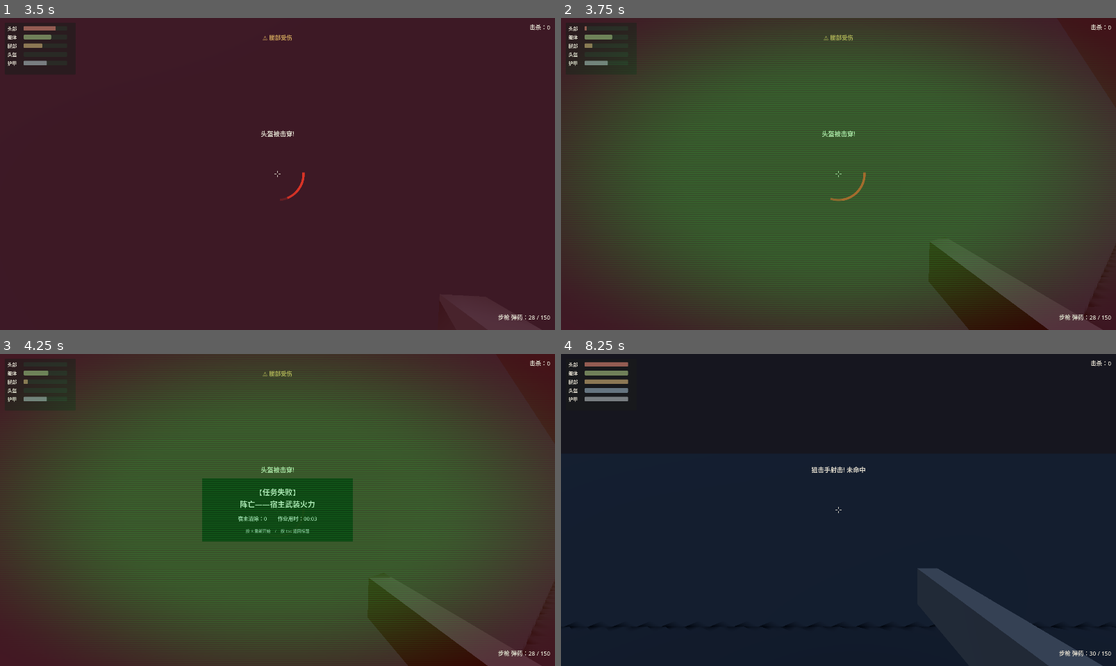
Above: before the commit, frames 1-4 (two rows, left to right).
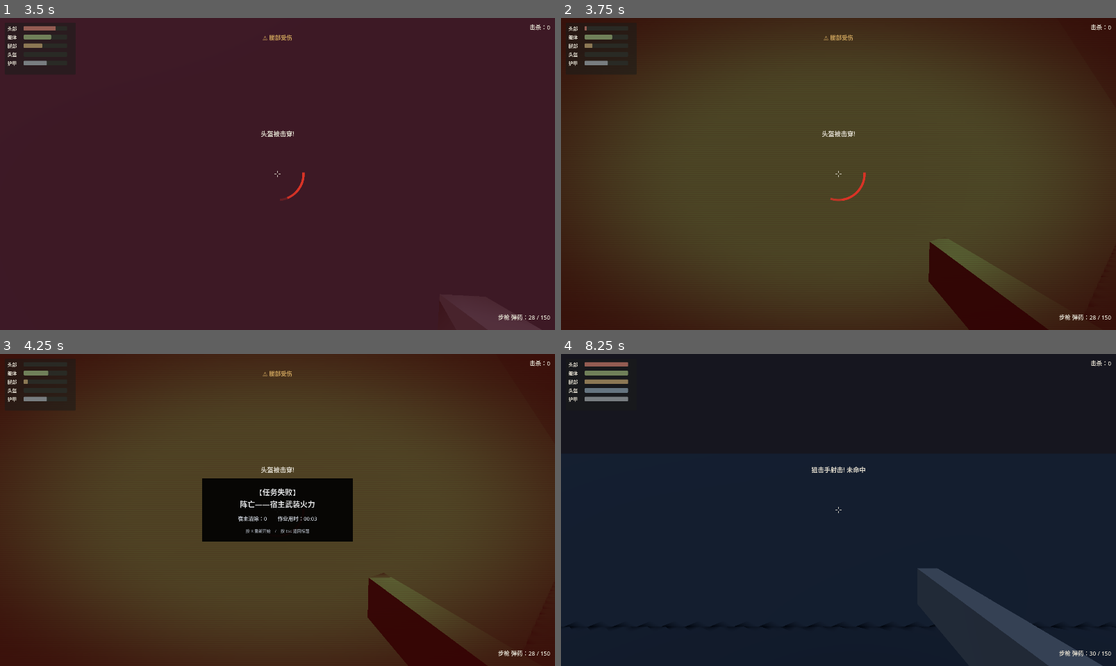
Above: after the commit, the same moments.

Repository: Nagi-226/Snuffers
Game: Godot game, scene res://scenes/ui/title_screen.tscn
The game is run twice, just before and just after one commit, with the same random seed, the same clock (stepped at 60 frames per second) and the same inputs.
Inputs (mouse positions are in pixels of both pictures, inside the frame that each line leads up to):
- Up to frame 1 (3.5 s): tap Enter at 0.5 s; move the mouse to (399, 158) at 0.52 s; hold D 0.53-1.28 s; tap T at 0.6 s; click (399, 158) at 0.67 s; move the mouse to (249, 174) at 1.27 s; hold W from 1.28 s (still down); tap Q at 1.35 s; move the mouse to (288, 167) at 2.02 s; hold E 2.03-2.78 s; move the mouse to (271, 180) at 2.77 s; tap Shift at 2.85 s; click (271, 180) at 2.92 s
- Up to frame 2 (3.75 s): keep holding W; move the mouse to (877, 177) at 3.52 s; tap N at 3.6 s
- Up to frame 3 (4.25 s): keep holding W
- Up to frame 4 (8.25 s): tap Space at 4.25, 5.75, 7.25 s; move the mouse to (672, 463) at 4.27 s; release W at 4.28 s; hold A 4.28-5.03 s; tap C at 4.35 s; tap Enter at 5, 6.5 s; move the mouse to (866, 510) at 5.02 s; hold S 5.03-5.78 s; tap 1 at 5.1 s; click (866, 510) at 5.17 s; move the mouse to (755, 432) at 5.77 s; hold D 5.78-6.53 s; tap 2 at 5.85 s; move the mouse to (960, 494) at 6.52 s; hold W 6.53-7.28 s; tap F at 6.6 s; move the mouse to (727, 525) at 7.27 s; hold D 7.28-8.03 s; tap H at 7.35 s; click (727, 525) at 7.42 s; move the mouse to (894, 441) at 8.02 s; hold S from 8.03 s (still down); tap R at 8.1 s

Frame 1 is identical in both runs. In frame 2, 29% of the frame differs, in the area x 0-100%, y 0-100%; in frame 3, 34%; in frame 4, nothing differs.

Commit message:
feat(nv): 夜视仪升级选项 2——屏幕采样亮度增益（派单 16）
hint_screen_texture 取全屏 back-buffer，暗部 gamma lift + 去饱和 + 绿磷光
色调 + 过曝区趋白（传感器 blooming，自发光体发白发亮属特性），保留扫描线
与暗角。增益/去饱和/绿调色相留脚本本地 const，未入契约。
HUD 层级实测后 layer 100→0：膜不再染色 HUD（血条色彩编码保留），
世界侧夜视效果不变；对照图与回滚行见交接 §二。
预览场景挂 overlay 供街区夜视取证；新增 --nv-on 取证钩子（不传不生效）。

自检: ①②③④ 通过

Diff:
--- a/godot/scenes/levels/street_daynight_preview.tscn
+++ b/godot/scenes/levels/street_daynight_preview.tscn
@@ -1,9 +1,13 @@
-[gd_scene load_steps=3 format=3]
+[gd_scene load_steps=4 format=3]
 
 [ext_resource type="PackedScene" path="res://scenes/levels/street_test.tscn" id="Scene_street"]
 [ext_resource type="Script" path="res://scripts/levels/street_day_night_driver.gd" id="Script_drv"]
+[ext_resource type="Script" path="res://scripts/levels/night_vision_overlay.gd" id="Script_nv_overlay"]
 
 [node name="StreetTest" instance=ExtResource("Scene_street")]
 
 [node name="StreetDayNightDriver" type="Node" parent="."]
 script = ExtResource("Script_drv")
+
+[node name="NightVisionOverlay" type="CanvasLayer" parent="."]
+script = ExtResource("Script_nv_overlay")
--- a/godot/scripts/levels/night_vision_overlay.gd
+++ b/godot/scripts/levels/night_vision_overlay.gd
@@ -1,4 +1,4 @@
-## NightVisionOverlay — 夜视仪占位视觉效果（W7 昼夜域）
+## NightVisionOverlay — 夜视仪屏幕采样亮度增益（W7 昼夜域，派单 16 选项 2）
 ##
 ## 契约约束（AGENTS.md）：
 ## - 消费 Events.night_vision_toggled（已存在，events.gd L81）。
@@ -6,44 +6,95 @@
 ## - 键位 N（§11.2 机主裁决，player_controller.gd 已翻正）；有玩家在场时本脚本让位，
 ##   由 player_controller 统一发信号；白天禁开门控读 GameState.is_night。
 ##
-## 效果：绿色磷光全屏覆盖 + 扫描线 + 暗角（占位，G4 后替换正式素材）。
+## 效果：屏幕采样亮度增益（派单 16 选项 2）——`hint_screen_texture` 取全屏 back-buffer
+## → 暗部 lift → 去饱和 → 绿磷光色调 → 过曝区趋白 → 扫描线 + 暗角。
+## 自发光体（应急灯/力场蓝光/天际线亮窗）在增益下自然过曝发白，是真实夜视仪
+## 光晕行为，属特性而非缺陷（05 文档 §4.2 选项 2）。
 ## 仅黑夜模式下可用（白天按 N 无反应）。
 extends CanvasLayer
 
-## 夜视效果着色器源码（占位；G4 后由 W5 替换正式夜视素材/后期）。
+## 夜视效果着色器源码（W7 域内内联；G4 后由 W5 替换正式夜视素材/后期）。
+## 采样范式取自 Godot 官方 screen-reading shaders 文档的 brightness/contrast/
+## saturation 示例：`textureLod(screen_texture, SCREEN_UV, 0.0)`。
+## 首个使用 hint_screen_texture 的材质会触发全屏 back-buffer 拷贝；本 overlay
+## 是场景内唯一的屏幕采样者，不存在「第二个采样者读到旧缓冲」的问题。
 const _NV_SHADER_CODE: String = "
 shader_type canvas_item;
 
+uniform sampler2D screen_texture : hint_screen_texture, repeat_disable, filter_nearest;
+
 uniform float intensity : hint_range(0.0, 1.0) = 1.0;
+uniform float gain : hint_range(0.0, 4.0);
+uniform float shadow_lift_gamma : hint_range(0.2, 1.0);
+uniform float black_floor : hint_range(0.0, 0.2);
+uniform float desaturation : hint_range(0.0, 1.0);
+uniform vec3 phosphor;
+uniform float bloom_start : hint_range(0.0, 2.0);
+uniform float bloom_width : hint_range(0.01, 2.0);
+uniform float bloom_strength : hint_range(0.0, 1.0);
 uniform float scanline_density : hint_range(100.0, 1200.0) = 600.0;
 uniform float scanline_alpha : hint_range(0.0, 0.5) = 0.08;
 uniform float vignette_softness : hint_range(0.0, 1.0) = 0.45;
+uniform float vignette_floor : hint_range(0.0, 1.0);
 
 void fragment() {
-	vec2 uv = UV;
-	// 绿色磷光基调
-	vec3 nv_green = vec3(0.15, 0.95, 0.25);
-	// 扫描线
-	float scanline = sin(uv.y * scanline_density * 3.14159) * scanline_alpha;
-	// 暗角
-	vec2 center = uv - 0.5;
-	float dist = length(center);
+	vec3 src = textureLod(screen_texture, SCREEN_UV, 0.0).rgb;
+
+	// 暗部 lift：gamma 趾部抬升（暗部提升远大于亮部，故不会把夜景洗成白昼）
+	// + 曝光增益 + 纯黑抬底（像增强管自带底噪，绝对黑不存在）。
+	vec3 g = pow(max(src, vec3(0.0)), vec3(shadow_lift_gamma)) * gain + vec3(black_floor);
+
+	// 去饱和：像增强管只有单色磷光，色信息基本丢失。
+	float luma = dot(g, vec3(0.2126, 0.7152, 0.0722));
+	g = mix(g, vec3(luma), desaturation);
+
+	// 绿磷光着色；过曝区把三通道一起回灌 → 自发光体发白发亮（传感器 blooming）。
+	vec3 tinted = g * phosphor;
+	float bloom = smoothstep(bloom_start, bloom_start + bloom_width, luma);
+	tinted = mix(tinted, vec3(1.0), bloom * bloom_strength);
+
+	// 扫描线（明暗相间条纹）+ 暗角（圆形像增强器边缘衰减，保留 floor 不全黑）。
+	float scanline = sin(UV.y * scanline_density * 3.14159) * scanline_alpha;
+	float dist = length(UV - 0.5);
 	float vignette = smoothstep(0.7, 0.7 - vignette_softness, dist);
-	// 合成
-	float alpha = (0.3 + scanline) * vignette * intensity;
-	COLOR = vec4(nv_green, alpha);
+	tinted *= (1.0 - scanline) * mix(vignette_floor, 1.0, vignette);
+
+	// intensity = 夜视强度总推子：0 为原画，1 为满夜视。
+	COLOR = vec4(mix(src, tinted, intensity), 1.0);
 }
 "
+
+## 增益/去饱和/绿调色相（派单 16：留脚本本地 const，不入 game_config.gd 契约）。
+## 若后续需要跨模块调参，按外部 Agent 协同协议 #3 提「契约变更申请」，勿自行入契约。
+const NV_GAIN := 1.15                  ## 曝光增益（乘在 lift 之后）
+const NV_SHADOW_LIFT_GAMMA := 0.55     ## <1 抬暗部；越小暗部越亮
+const NV_BLACK_FLOOR := 0.02           ## 纯黑抬底（管底噪）
+const NV_DESATURATION := 0.88          ## 去饱和度（1 = 全灰）
+const NV_PHOSPHOR := Vector3(0.42, 1.0, 0.50)  ## 绿磷光色调（乘性）
+const NV_BLOOM_START := 0.62           ## 过曝趋白的亮度阈值
+const NV_BLOOM_WIDTH := 0.35           ## 过曝趋白的过渡宽度
+const NV_BLOOM_STRENGTH := 0.75        ## 过曝区回灌到白的比例
+const NV_VIGNETTE_FLOOR := 0.22        ## 暗角最暗处保留的亮度比例
 
 var _overlay: ColorRect
 var _is_active: bool = false
 
 func _ready() -> void:
-	layer = 100
+	# layer 0 = 世界之上、HUD(layer 1)之下：夜视膜只处理 3D 画面，不染色 HUD。
+	# 实测（派单 16 设计要求 3）：layer 100 时膜盖住 HUD，血条的红/绿/蓝色彩编码
+	# 被染成同一种绿、四角被暗角压暗；layer 0 时 HUD 完全清晰且世界夜视效果不变。
+	# 两张对照图见 03-handoff-2026-10-18-w7.md。
+	layer = 0
 	_build_overlay()
 	Events.night_vision_toggled.connect(_on_night_vision_toggled)
 	# 同步初始状态（场景重载时 GameState 可能已为 true）。
 	_set_active(GameState.night_vision)
+	# 取证钩子：headless 截图按不了 N 键，用 --nv-on 强制开启。
+	# 沿用 street_builder._ready() / kit_light_probe.gd 的 OS.get_cmdline_user_args()
+	# 先例；不传该参数时本分支完全不生效，正常游玩路径零变化。
+	if OS.get_cmdline_user_args().has("--nv-on"):
+		GameState.night_vision = true
+		_set_active(true)
 
 
 func _unhandled_input(event: InputEvent) -> void:
@@ -86,6 +137,16 @@
 	shader.code = _NV_SHADER_CODE
 	var mat := ShaderMaterial.new()
 	mat.shader = shader
+	# 增益/色调类参数无 shader 默认值，一律由脚本本地 const 供给（单一事实源）。
+	mat.set_shader_parameter("gain", NV_GAIN)
+	mat.set_shader_parameter("shadow_lift_gamma", NV_SHADOW_LIFT_GAMMA)
+	mat.set_shader_parameter("black_floor", NV_BLACK_FLOOR)
+	mat.set_shader_parameter("desaturation", NV_DESATURATION)
+	mat.set_shader_parameter("phosphor", NV_PHOSPHOR)
+	mat.set_shader_parameter("bloom_start", NV_BLOOM_START)
+	mat.set_shader_parameter("bloom_width", NV_BLOOM_WIDTH)
+	mat.set_shader_parameter("bloom_strength", NV_BLOOM_STRENGTH)
+	mat.set_shader_parameter("vignette_floor", NV_VIGNETTE_FLOOR)
 	_overlay.material = mat
 	_overlay.visible = false
 
